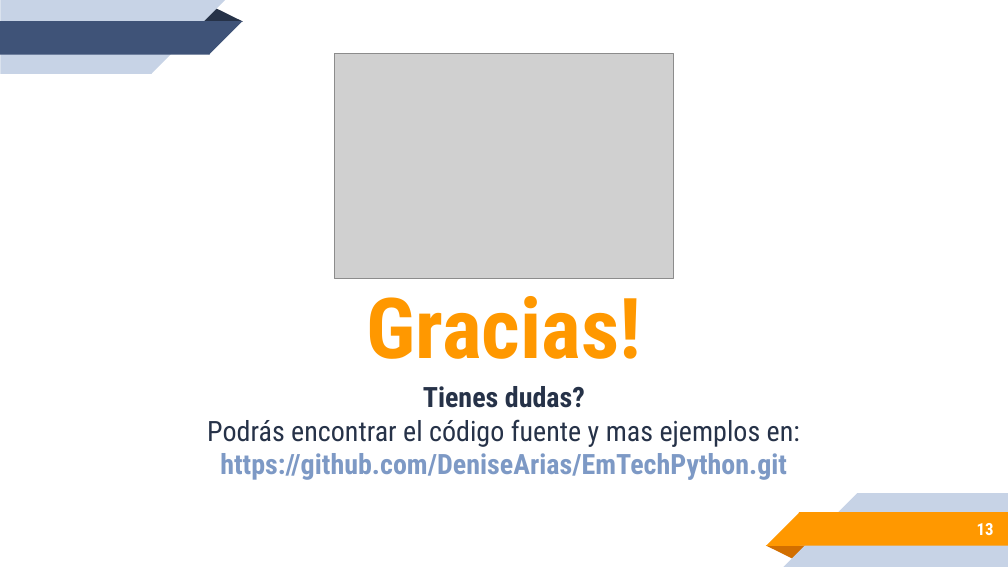
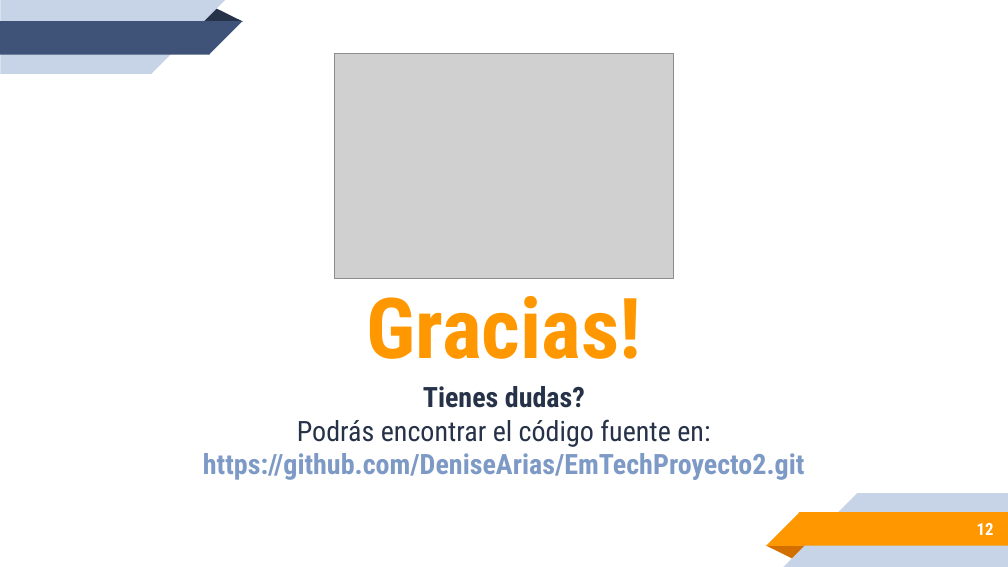
Before and after one commit to DeniseArias/EmTechProyecto2, a slide deck: slide 12 of REPORTE-02-ARIAS-DENISE.pptx (slide 13 before the commit). Drawn at 1008x567 pixels with LibreOffice and Linux fonts; fonts in the diff are those of the drawing; grey boxes stand for pictures. Boxes give left, top, right and bottom in pixels: in the first picture for what was removed or moved away, otherwise in the second. Text is boxed around its words. In the diff, an @@ line names an element or a change of style, - is before the commit and + after.

```diff
--- a/REPORTE-02-ARIAS-DENISE.pptx
+++ b/REPORTE-02-ARIAS-DENISE.pptx
@@ subtitle at bbox=[203, 419, 805, 480]: text changed @@
-Podrás encontrar el código fuente y mas ejemplos en:
-https://github.com/DeniseArias/EmTechPython.git
+Podrás encontrar el código fuente en:
+https://github.com/DeniseArias/EmTechProyecto2.git
@@ page number at bbox=[977, 523, 994, 535]: text changed @@
-13
+12
```
Also in this commit, not shown: 3 other slides changed, 3 slides added, 4 slides removed, 2 other files.
